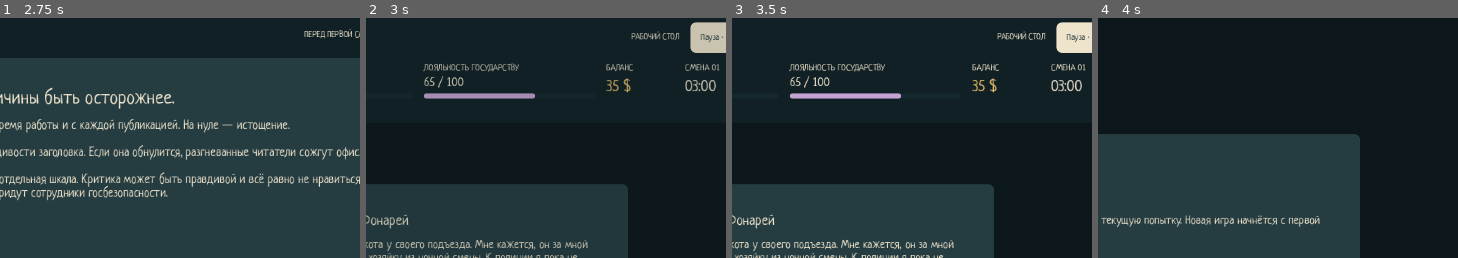
Above: before the commit, frames 1-4 (left to right).
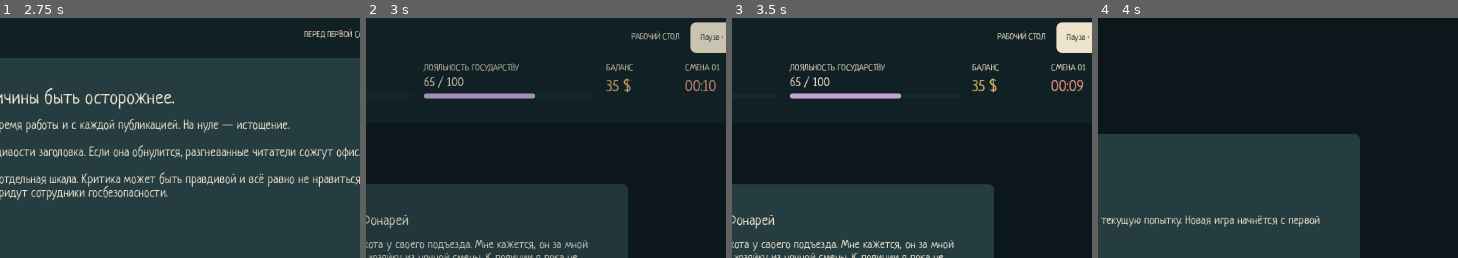
Above: after the commit, the same moments.

Repository: Pokimonchick/DisinfoJam
Game: Godot game, scene res://Scenes/mvp_game.tscn
Same seed, same stepped clock (60 frames per second), same inputs: the game is played once before the commit and once after it.
Inputs:
- Up to frame 1 (2.75 s): click "НАЧАТЬ НОВУЮ ИСТОРИЮ" at 0.5 s; click "Познакомиться с боссом" at 1.25 s; click "Дальше" at 2 s
- Up to frame 2 (3 s): click "Пропустить инструктаж" at 2.75 s
- Up to frame 3 (3.5 s): no input
- Up to frame 4 (4 s): click "Пауза · Esc" at 3.5 s
The pictures show only the part of the screen within x 45-95%, y 2-52%; the shares and areas given below are measured in that part.

Frame 1 is identical in both runs. In frame 2, 0.2% of the frame differs, in the area x 88-98%, y 25-31%; in frame 3, 0.3%; in frame 4, nothing differs.

Commit message:
checkpoint: before pseudo-3d desk interaction

Diff:
--- a/Data/mvp_balance.tres
+++ b/Data/mvp_balance.tres
@@ -1,23 +1,7 @@
-[gd_resource type="Resource" script_class="NewsroomBalance" load_steps=2 format=3]
+[gd_resource type="Resource" script_class="NewsroomBalance" format=3 uid="uid://cf3yob5hgaqa4"]
 
-[ext_resource type="Script" path="res://Scripts/newsroom_balance.gd" id="1_balance"]
+[ext_resource type="Script" uid="uid://ceojlqo0bj3it" path="res://Scripts/newsroom_balance.gd" id="1_balance"]
 
 [resource]
 script = ExtResource("1_balance")
-shift_seconds = 180.0
-coffee_bonus_seconds = 60.0
-health_drain_per_second = 0.1
-publication_health_cost = 1.5
-starting_health = 80.0
-starting_reputation = 65.0
-starting_loyalty = 65.0
-starting_money = 35
-maximum_stat = 100.0
-rent = 45
-debt_limit = -100
-meal_price = 25
-meal_health = 35.0
-snack_price = 12
-snack_health = 15.0
-coffee_price = 15
-coffee_health_cost = 8.0
+shift_seconds = 9.049
